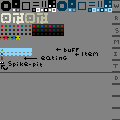
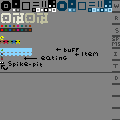
Revision of a layered 120 x 120 image; what changed, layer by layer:
added layer "Layer 3" above "Layer 1" over [left=0, top=28, right=32, bottom=32]
painted on "Layer 1" over [left=0, top=5, right=120, bottom=46]
